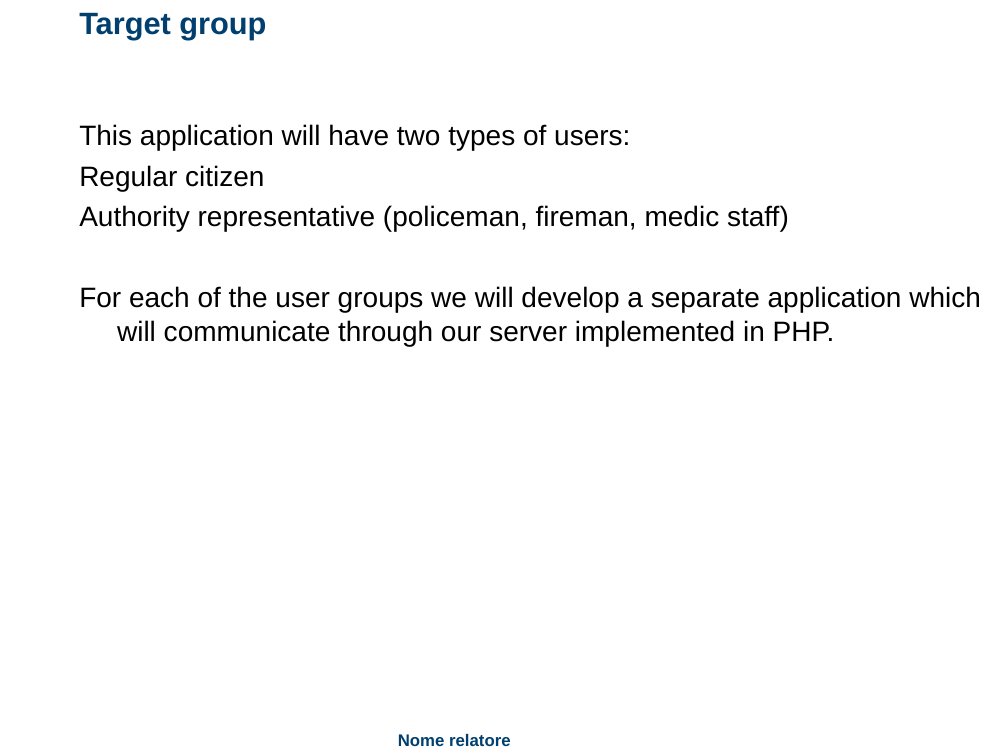
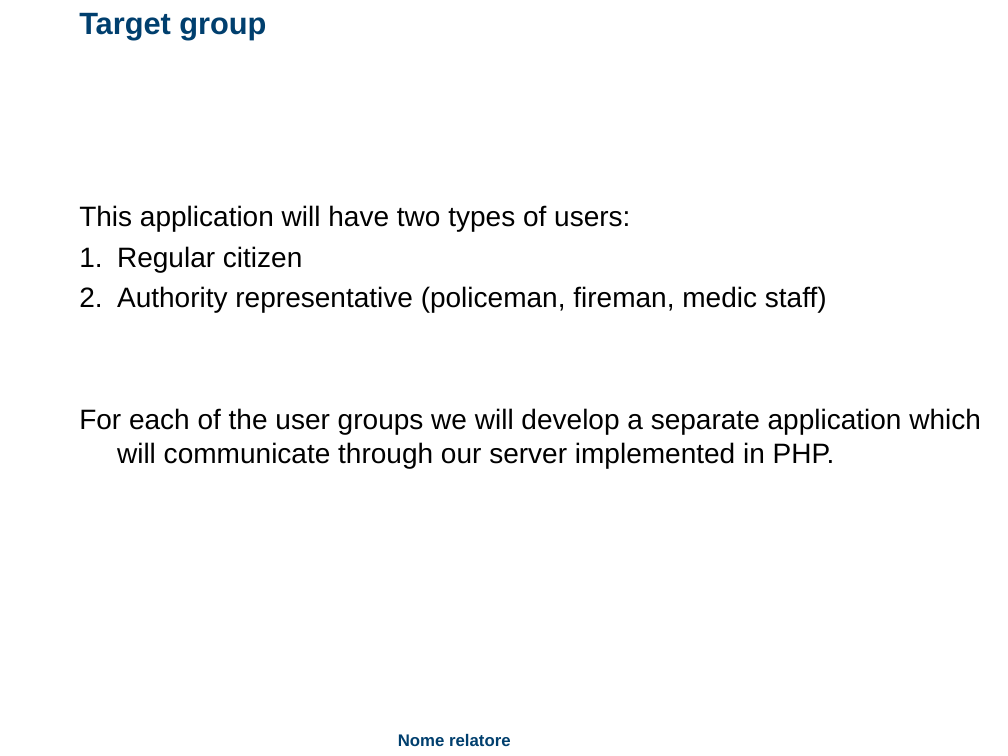
Before and after one commit to PhoneGuardian/Documentation, a slide deck: slide 3 of Presentation.ppt. Drawn at 1008x756 pixels with LibreOffice and Linux fonts; fonts in the diff are those of the drawing; background and template pictures are left out. Boxes give left, top, right and bottom in pixels: in the first picture for what was removed or moved away, otherwise in the second. Text is boxed around its words. In the diff, an @@ line names an element or a change of style, - is before the commit and + after.

```diff
--- a/Presentation.ppt
+++ b/Presentation.ppt
@@ text at (117,246,827,313): bullet none to 1. @@
```
Also in this commit, not shown: 8 other slides changed, 2 slides added, 1 slide removed, 3 other files.
